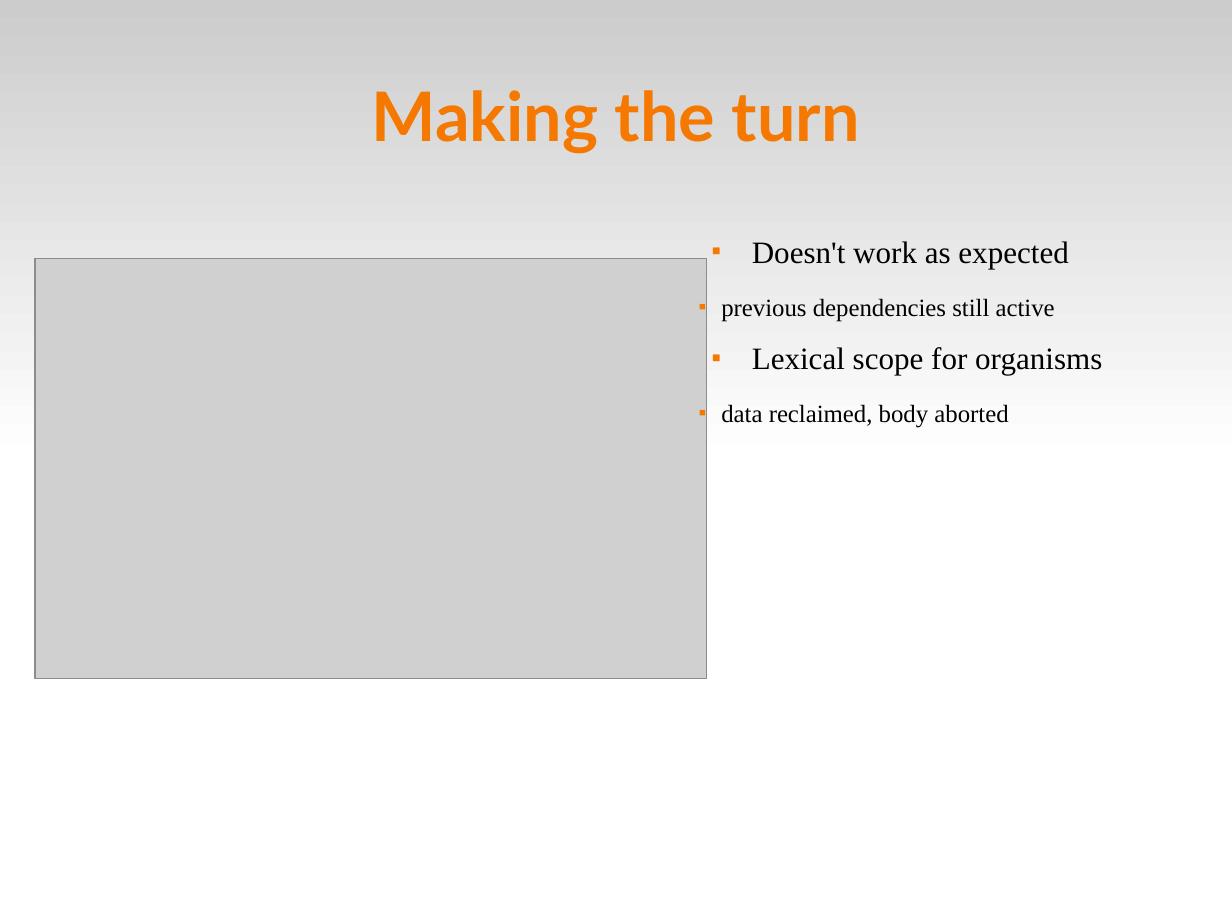
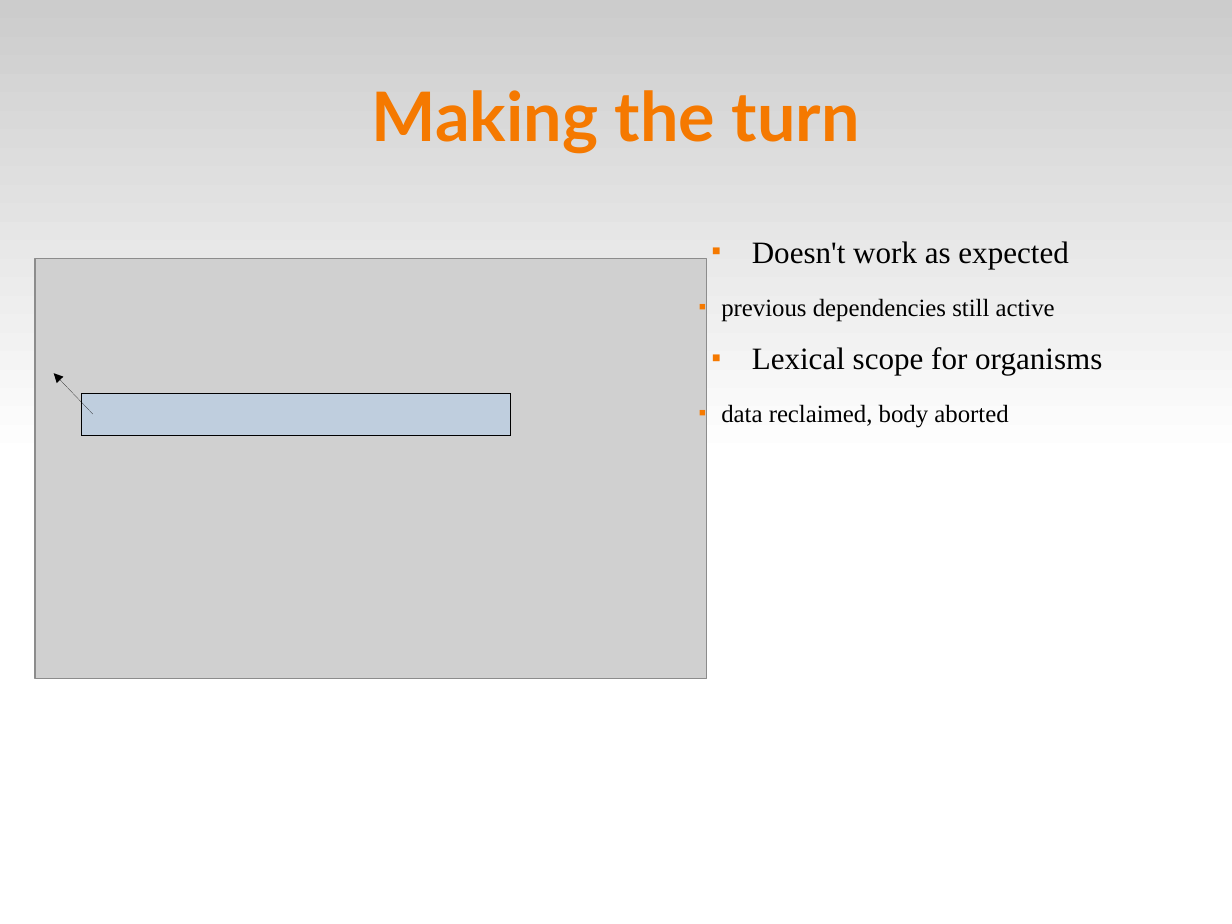
Before and after one commit to fsantanna-no/ceu-docs, a slide deck: slide 65 of ceu_curryon-expanded.odp. Drawn at 1232x924 pixels with LibreOffice and Linux fonts; fonts in the diff are those of the drawing; grey boxes stand for pictures. Boxes give left, top, right and bottom in pixels: in the first picture for what was removed or moved away, otherwise in the second. Text is boxed around its words. In the diff, an @@ line names an element or a change of style, - is before the commit and + after.

```diff
--- a/ceu_curryon-expanded.odp
+++ b/ceu_curryon-expanded.odp
@@ arrow added from (93, 414) to (54, 373), #000000 0 pt @@
@@ rectangle added at bbox=[82, 394, 511, 436], fill #99CCFF at 30% opacity, outline #000000 0 pt @@
```
Also in this commit, not shown: 22 other slides changed, 1 slide added, 2 slides removed, 2 other files.
